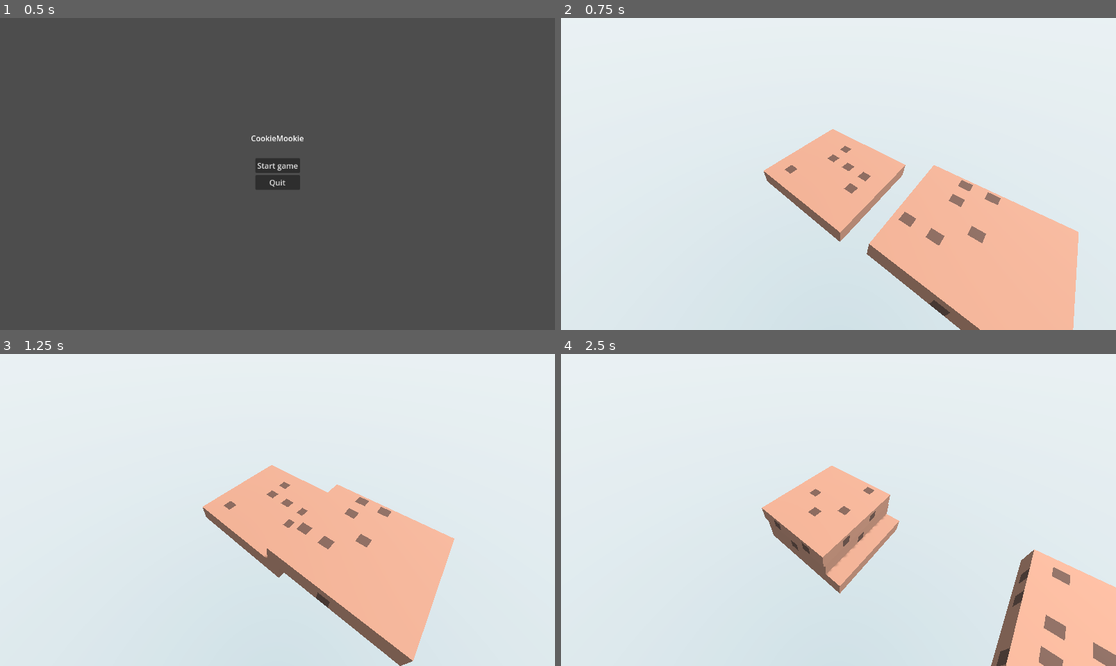
Above: before the commit, frames 1-4 (two rows, left to right).
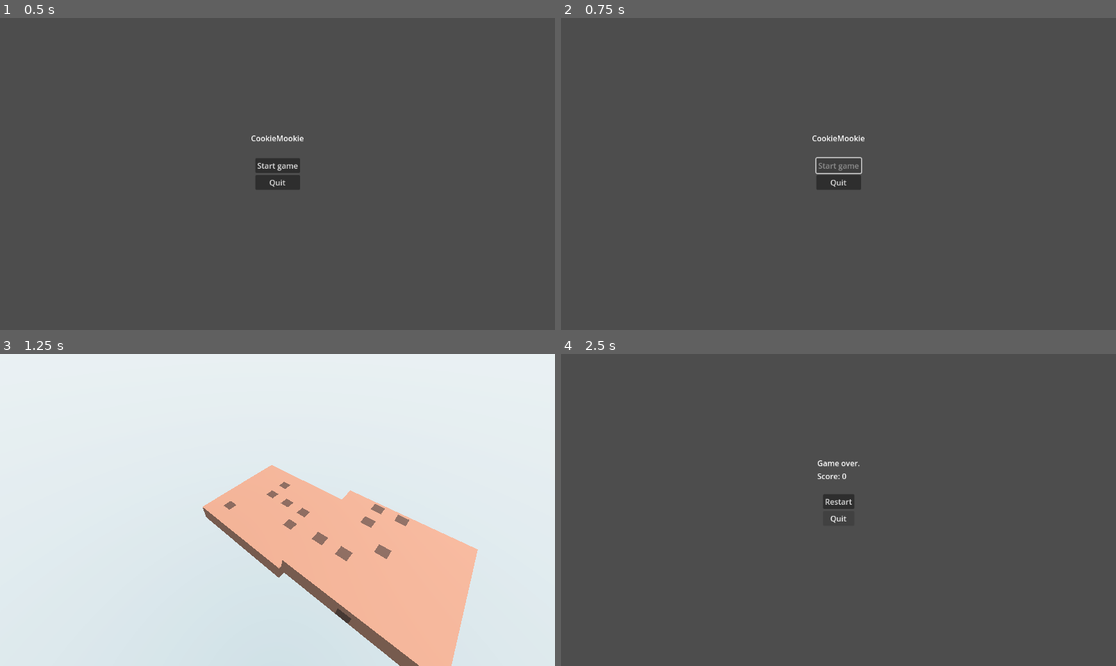
Above: after the commit, the same moments.

Repository: NahirJT/CookieMookie
Game: Godot game, scene res://scenes/main_menu.tscn
The game is run twice, just before and just after one commit, with the same random seed, the same clock (stepped at 60 frames per second) and the same inputs.
Inputs:
- Up to frame 1 (0.5 s): no input
- Up to frame 2 (0.75 s): click "Start game" at 0.5 s
- Up to frame 3 (1.25 s): no input
- Up to frame 4 (2.5 s): tap Space (place) at 1.35, 2.1 s

Frame 1 is identical in both runs. In frame 2, 100% of the frame differs, in the area x 0-100%, y 0-100%; in frame 3, 3.3%; in frame 4, 100%.

Commit message:
Changed up the SFX and music, made it so that game plays a random track when the player starts

Diff:
--- a/scenes/game_over_menu.tscn
+++ b/scenes/game_over_menu.tscn
@@ -1,6 +1,7 @@
-[gd_scene load_steps=2 format=3 uid="uid://ojh1giju3pr5"]
+[gd_scene load_steps=3 format=3 uid="uid://ojh1giju3pr5"]
 
 [ext_resource type="Script" uid="uid://p2havuljra5w" path="res://scripts/game_over_menu.gd" id="1_6ebp1"]
+[ext_resource type="AudioStream" uid="uid://be75go5drs3bj" path="res://assets/audio/sfx/button_click.wav" id="2_cwb3k"]
 
 [node name="GameOverMenu" type="Control"]
 layout_mode = 3
@@ -55,5 +56,5 @@
 layout_mode = 2
 text = "Quit"
 
-[connection signal="pressed" from="ButtonContainer/RestartButton" to="." method="_on_restart_button_pressed"]
-[connection signal="pressed" from="ButtonContainer/QuitButton" to="." method="_on_quit_button_pressed"]
+[node name="ButtonClick" type="AudioStreamPlayer" parent="."]
+stream = ExtResource("2_cwb3k")
--- a/scenes/main.tscn
+++ b/scenes/main.tscn
@@ -1,8 +1,7 @@
-[gd_scene load_steps=9 format=3 uid="uid://cl0ecfv7exlq3"]
+[gd_scene load_steps=8 format=3 uid="uid://cl0ecfv7exlq3"]
 
-[ext_resource type="Script" uid="uid://cj10wlvs8dqwv" path="res://scripts/main.gd" id="1_o5qli"]
-[ext_resource type="AudioStream" uid="uid://bxk0gw2h0dk5u" path="res://assets/audio/place_cookie.wav" id="2_sugp2"]
-[ext_resource type="AudioStream" uid="uid://clkg4vmjedd2j" path="res://assets/audio/Lobby Music (Original Soundtrack).mp3" id="3_jyhfs"]
+[ext_resource type="Script" uid="uid://j2y3qc3jwg65" path="res://scripts/main.gd" id="1_o5qli"]
+[ext_resource type="AudioStream" uid="uid://bjp4l4fjsth7b" path="res://assets/audio/sfx/cookie_place.wav" id="2_0wfyh"]
 
 [sub_resource type="Gradient" id="Gradient_sgp6g"]
 colors = PackedColorArray(0.68235296, 0.7764706, 0.8117647, 1, 1, 1, 1, 1)
@@ -41,13 +40,6 @@
 [node name="ActiveCookie" type="Node3D" parent="."]
 
 [node name="PlaceSound" type="AudioStreamPlayer" parent="."]
-stream = ExtResource("2_sugp2")
-
-[node name="PerfectSound" type="AudioStreamPlayer" parent="."]
-stream = ExtResource("2_sugp2")
-pitch_scale = 1.2
+stream = ExtResource("2_0wfyh")
 
 [node name="BackgroundMusic" type="AudioStreamPlayer" parent="."]
-stream = ExtResource("3_jyhfs")
-autoplay = true
-parameters/looping = true
--- a/scenes/main_menu.tscn
+++ b/scenes/main_menu.tscn
@@ -1,6 +1,7 @@
-[gd_scene load_steps=2 format=3 uid="uid://bfelop77v2h8y"]
+[gd_scene load_steps=3 format=3 uid="uid://bfelop77v2h8y"]
 
 [ext_resource type="Script" uid="uid://cqv30jl6u8p2l" path="res://scripts/main_menu.gd" id="1_l6cm7"]
+[ext_resource type="AudioStream" uid="uid://d3l0cgohr10td" path="res://assets/audio/sfx/button_click.wav" id="2_ekxnf"]
 
 [node name="MainMenu" type="Control"]
 layout_mode = 3
@@ -49,5 +50,5 @@
 text = "Quit
 "
 
-[connection signal="pressed" from="ButtonContainer/StartButton" to="." method="_on_start_button_pressed"]
-[connection signal="pressed" from="ButtonContainer/QuitButton" to="." method="_on_quit_button_pressed"]
+[node name="ButtonClick" type="AudioStreamPlayer" parent="."]
+stream = ExtResource("2_ekxnf")
--- a/scripts/game_over_menu.gd
+++ b/scripts/game_over_menu.gd
@@ -3,6 +3,7 @@
 @onready var _score_label: Label = $LabelContainer/ScoreLabel
 @onready var _restart_button: Button = $ButtonContainer/RestartButton
 @onready var _quit_button: Button = $ButtonContainer/QuitButton
+@onready var _button_click: AudioStreamPlayer = $ButtonClick
 
 
 func _ready() -> void:
@@ -12,8 +13,18 @@
 
 
 func _on_restart_pressed() -> void:
+	_restart_button.disabled = true
+	await _play_button_click()
 	get_tree().change_scene_to_file("res://scenes/main.tscn")
 
 
 func _on_quit_pressed() -> void:
+	_quit_button.disabled = true
+	await _play_button_click()
 	get_tree().quit()
+
+
+func _play_button_click() -> void:
+	if _button_click:
+		_button_click.play()
+		await _button_click.finished
--- a/scripts/main.gd
+++ b/scripts/main.gd
@@ -6,6 +6,22 @@
 const FALLING_DISTANCE: float = 10.0
 const FALLING_DURATION: float = 1.0
 const SIZE_EPSILON: float = 0.001
+const MUSIC_FADE_DURATION: float = 1.0
+
+const TRACKS: Array[String] = [
+	"res://assets/audio/tracks/4bae3f43-ce35-4921-9a90-ec2b814a4f34_1.wav",
+	"res://assets/audio/tracks/4bae3f43-ce35-4921-9a90-ec2b814a4f34_2.wav",
+	"res://assets/audio/tracks/4bae3f43-ce35-4921-9a90-ec2b814a4f34_3.wav",
+	"res://assets/audio/tracks/4bae3f43-ce35-4921-9a90-ec2b814a4f34_4.wav",
+	"res://assets/audio/tracks/4bae3f43-ce35-4921-9a90-ec2b814a4f34_5.wav",
+	"res://assets/audio/tracks/4bae3f43-ce35-4921-9a90-ec2b814a4f34_6.wav",
+	"res://assets/audio/tracks/4bae3f43-ce35-4921-9a90-ec2b814a4f34_7.wav",
+	"res://assets/audio/tracks/4bae3f43-ce35-4921-9a90-ec2b814a4f34_8.wav",
+	"res://assets/audio/tracks/4bae3f43-ce35-4921-9a90-ec2b814a4f34_9.wav",
+	"res://assets/audio/tracks/4bae3f43-ce35-4921-9a90-ec2b814a4f34_10.wav",
+	"res://assets/audio/tracks/4bae3f43-ce35-4921-9a90-ec2b814a4f34_11.wav",
+	"res://assets/audio/tracks/4bae3f43-ce35-4921-9a90-ec2b814a4f34_12.wav",
+]
 
 @export var initial_width: float = 2.0
 @export var initial_depth: float = 2.0
@@ -21,7 +37,6 @@
 @onready var _stack: Node3D = $Stack
 @onready var _active_cookie_holder: Node3D = $ActiveCookie
 @onready var _place_sound: AudioStreamPlayer = $PlaceSound
-@onready var _perfect_sound: AudioStreamPlayer = $PerfectSound
 @onready var _background_music: AudioStreamPlayer = $BackgroundMusic
 
 var score: int = 0
@@ -36,10 +51,17 @@
 
 func _ready() -> void:
 	Input.set_mouse_mode(Input.MOUSE_MODE_VISIBLE)
+	_play_random_track()
 	_start_game()
-	# Start background music
-	if _background_music:
-		_background_music.play()
+
+
+func _play_random_track() -> void:
+	if not _background_music:
+		return
+	var track_path = TRACKS.pick_random()
+	_background_music.stream = load(track_path)
+	_background_music.volume_db = 0.0
+	_background_music.play()
 
 
 func _start_game() -> void:
@@ -150,20 +172,15 @@
 		_on_game_over()
 		return
 
+	if _place_sound:
+		_place_sound.play()
+
 	if result.get("is_perfect", false):
-		# Play perfect sound effect
-		if _perfect_sound:
-			_perfect_sound.play()
-
 		_active_cookie.set("width", _top_cookie.get("width"))
 		_active_cookie.set("depth", _top_cookie.get("depth"))
 		_active_cookie.call_deferred("update_mesh")
 		_play_perfect_animation(_active_cookie)
 	else:
-		# Play normal placement sound
-		if _place_sound:
-			_place_sound.play()
-
 		_active_cookie.set("width", result.get("remain_width"))
 		_active_cookie.set("depth", result.get("remain_depth"))
 		_active_cookie.call_deferred("update_mesh")
@@ -318,4 +335,11 @@
 func _on_game_over() -> void:
 	is_game_over = true
 	GameState.score = score
+
+	# Fade out music before changing scene.
+	if _background_music and _background_music.playing:
+		var tween = create_tween()
+		tween.tween_property(_background_music, "volume_db", -40.0, MUSIC_FADE_DURATION)
+		await tween.finished
+
 	get_tree().change_scene_to_file("res://scenes/game_over_menu.tscn")
--- a/scripts/main_menu.gd
+++ b/scripts/main_menu.gd
@@ -1,12 +1,28 @@
 extends Control
 
-@onready var start_button: Button = $ButtonContainer/StartButton
-@onready var quit_button: Button = $ButtonContainer/QuitButton
+@onready var _start_button: Button = $ButtonContainer/StartButton
+@onready var _quit_button: Button = $ButtonContainer/QuitButton
+@onready var _button_click: AudioStreamPlayer = $ButtonClick
+
+
+func _ready() -> void:
+	_start_button.pressed.connect(_on_start_button_pressed)
+	_quit_button.pressed.connect(_on_quit_button_pressed)
 
 
 func _on_start_button_pressed() -> void:
+	_start_button.disabled = true
+	await _play_button_click()
 	get_tree().change_scene_to_file("res://scenes/main.tscn")
 
 
 func _on_quit_button_pressed() -> void:
+	_quit_button.disabled = true
+	await _play_button_click()
 	get_tree().quit()
+
+
+func _play_button_click() -> void:
+	if _button_click:
+		_button_click.play()
+		await _button_click.finished
Not shown, changed: assets/audio/Lobby Music (Original Soundtrack).mp3
Not shown, removed: assets/audio/place_cookie.wav
Not shown, added: assets/audio/sfx/button_click.wav
Not shown, added: assets/audio/sfx/cookie_place.wav
Not shown, added: assets/audio/tracks/4bae3f43-ce35-4921-9a90-ec2b814a4f34_1.wav
Not shown, added: assets/audio/tracks/4bae3f43-ce35-4921-9a90-ec2b814a4f34_10.wav
Not shown, added: assets/audio/tracks/4bae3f43-ce35-4921-9a90-ec2b814a4f34_11.wav
Not shown, added: assets/audio/tracks/4bae3f43-ce35-4921-9a90-ec2b814a4f34_12.wav
Not shown, added: assets/audio/tracks/4bae3f43-ce35-4921-9a90-ec2b814a4f34_2.wav
Not shown, added: assets/audio/tracks/4bae3f43-ce35-4921-9a90-ec2b814a4f34_3.wav
Not shown, added: assets/audio/tracks/4bae3f43-ce35-4921-9a90-ec2b814a4f34_4.wav
Not shown, added: assets/audio/tracks/4bae3f43-ce35-4921-9a90-ec2b814a4f34_5.wav
(and 4 more such lines)
